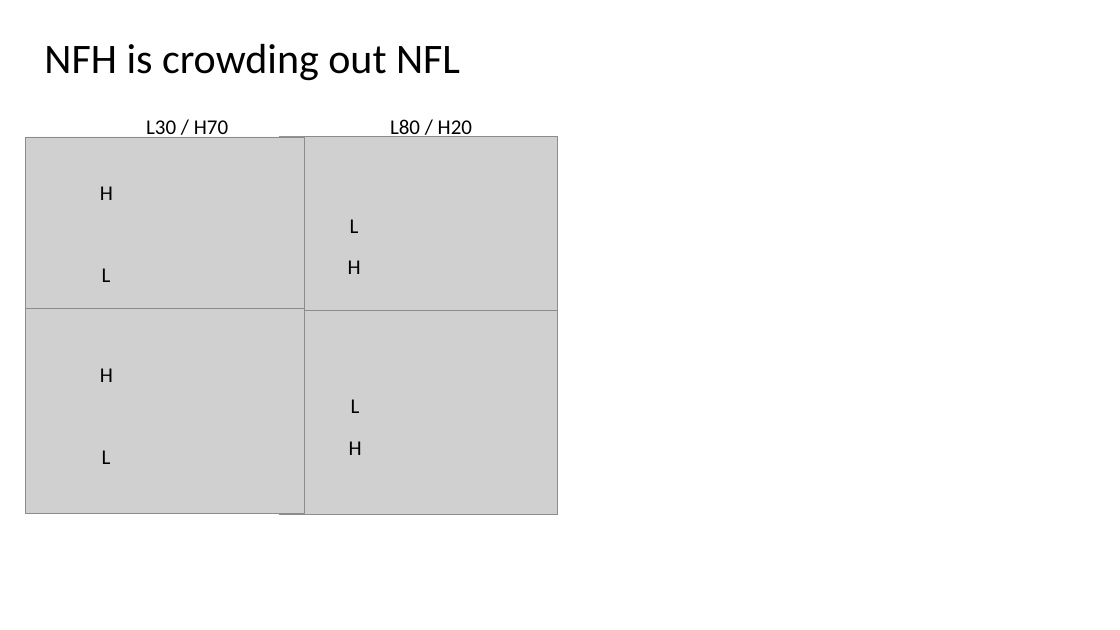
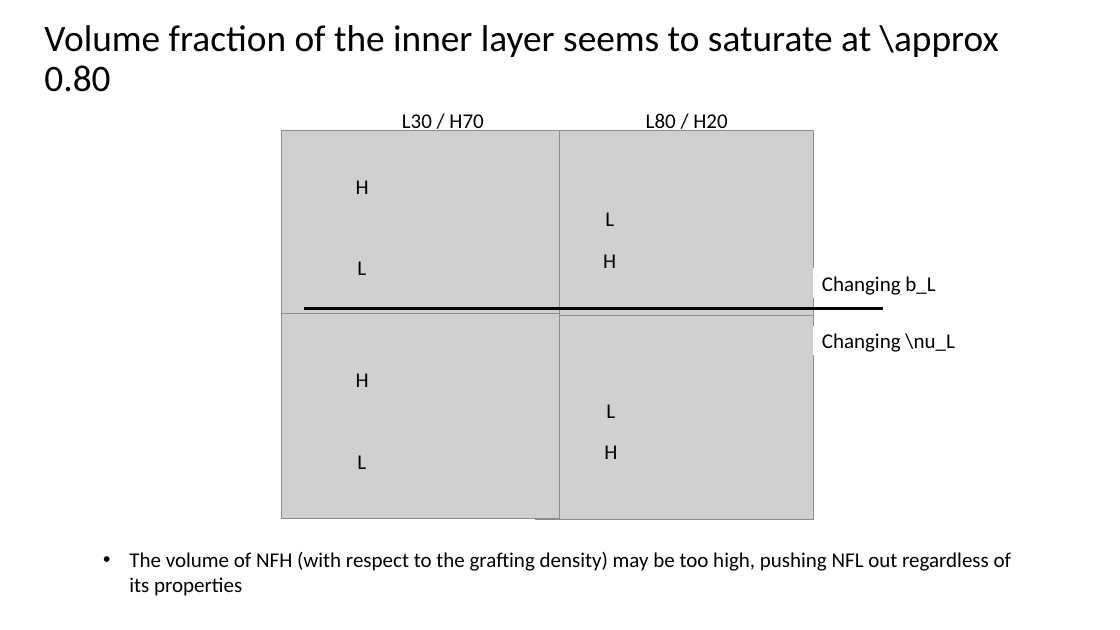
Before and after one commit to tyokokur/presentations, a slide deck: slide 5 of 20230331 EAD Update.pptx. Drawn at 1120x630 pixels with LibreOffice and Linux fonts; fonts in the diff are those of the drawing; grey boxes stand for pictures. Boxes give left, top, right and bottom in pixels: in the first picture for what was removed or moved away, otherwise in the second. Text is boxed around its words. In the diff, an @@ line names an element or a change of style, - is before the commit and + after.

Commit message:
autocommit

```diff
--- a/20230331 EAD Update.pptx
+++ b/20230331 EAD Update.pptx
@@ title at (44, 25, 999, 92): text changed; size 36 to 32 pt @@
-NFH is crowding out NFL
+Volume fraction of the inner layer seems to saturate at \approx 0.80
@@ 6 texts, 2 pictures: place and size @@
-6 texts, 2 pictures at (26, 119, 558, 342)
+6 texts, 2 pictures at (281, 113, 813, 336)
@@ rectangle added at (814, 269, 970, 297), fill #FFFFFF, outline #FFFFFF 1 pt, 18 pt, text #000000 @@
+Changing b_L
@@ line added from (304, 309) to (884, 309), #000000 2.25 pt @@
@@ rectangle added at (814, 326, 970, 355), fill #FFFFFF, outline #FFFFFF 1 pt, 18 pt, text #000000 @@
+Changing \nu_L
@@ 4 texts, 2 pictures: place and size @@
-4 texts, 2 pictures at (26, 309, 558, 515)
+4 texts, 2 pictures at (281, 313, 813, 520)
@@ text added at (129, 552, 1011, 596), 18 pt, text #000000 @@
+• The volume of NFH (with respect to the grafting density) may be too high, pushing NFL out regardless of its properties
```
